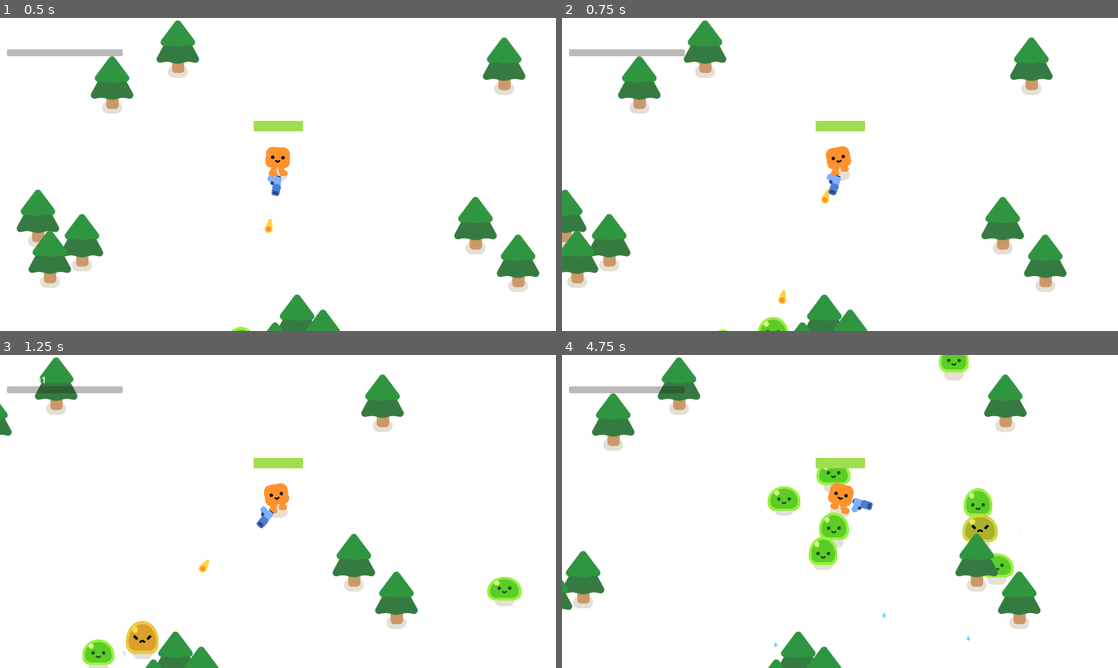
Above: before the commit, frames 1-4 (two rows, left to right).
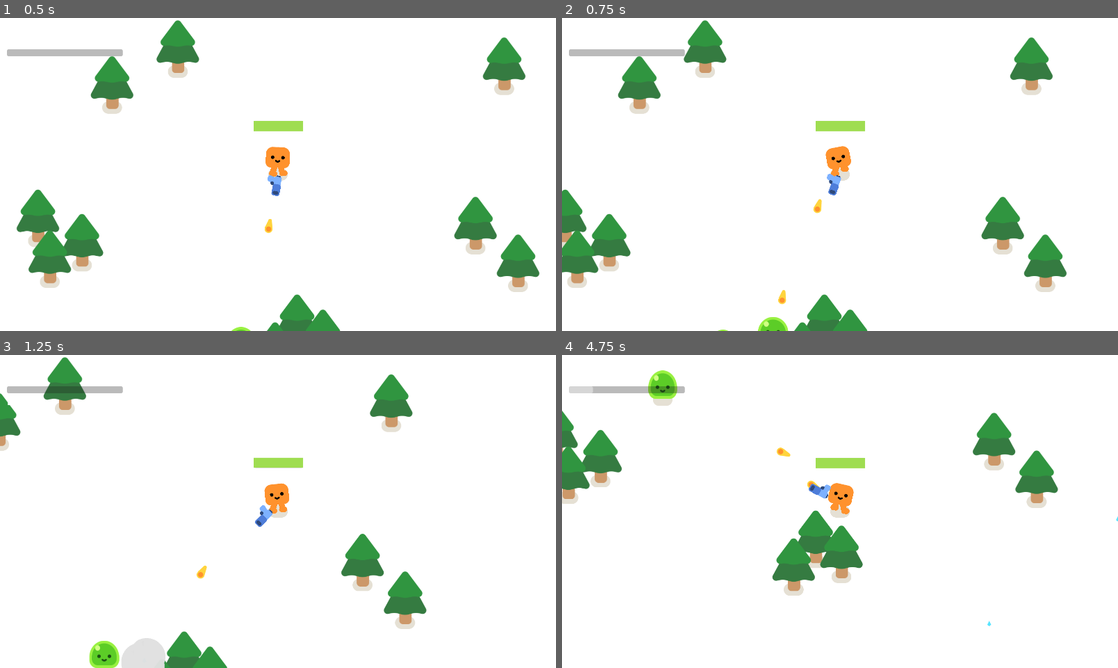
Above: after the commit, the same moments.

Repository: dkvkvk/my-survivors
Game: Godot game, scene res://survivors_game.tscn
Two runs of this game, one before a commit and one after it. Both use one fixed random seed, a clock stepped at 60 frames per second and the inputs below.
Inputs:
- Up to frame 1 (0.5 s): no input
- Up to frame 2 (0.75 s): tap Enter at 0.5 s; hold D (move_right) from 0.53 s (still down); tap R at 0.6 s
- Up to frame 3 (1.25 s): keep holding D (move_right)
- Up to frame 4 (4.75 s): release D (move_right) at 1.28 s; hold S (move_down) 1.28-2.03 s; tap R every 0.75 s from 1.35 to 4.35 s; hold D (move_right) 2.03-2.78 s; hold W (move_up) 2.78-3.53 s; hold A (move_left) from 3.53 s (still down)

Frame 1 is identical in both runs. In frame 2, 0.1% of the frame differs, in the area x 45-49%, y 54-63%; in frame 3, 5.1%; in frame 4, 15%, in the area x 0-100%, y 0-100%.

Commit message:
平衡性调整 + 根除物理回调隐患
难度曲线（解决后期打不动/升级慢）：
- 刷怪从固定 0.3s/只 改为渐进：开局 0.85s → 3 分钟后 0.35s
- 怪血量 3 → 2，基础射速 0.353 → 0.32
- 经验曲线整体加快：cap 40@L19 → 25@L11
- 宝石磁吸外也缓慢滚向玩家（24px/s），不用跑图捡经验

物理稳定性（本次实测抓到并修复）：
- 子弹命中/宝石拾取的回调在物理刷新中改节点会破坏物理空间
  （Godot 报 flushing queries），全部改为 call_deferred
- 90 秒自动化验证：0 物理错误、0 NaN、击杀曲线健康

Diff:
--- a/balance.gd
+++ b/balance.gd
@@ -11,23 +11,33 @@
 # 敌人
 const MOB_MIN_SPEED := 200.0
 const MOB_MAX_SPEED := 300.0
-const MOB_HEALTH := 3
+const MOB_HEALTH := 2
 
 # 子弹
 const BULLET_SPEED := 1000.0
 const BULLET_RANGE := 1200.0
 
-# 武器与刷怪（场景里 Timer 的 wait_time 会在 _ready 时被这些值覆盖）
-const GUN_FIRE_INTERVAL := 0.353
-const SPAWN_INTERVAL := 0.3
+# 武器（场景里 Timer 的 wait_time 会在 _ready 时被这些值覆盖）
+const GUN_FIRE_INTERVAL := 0.32
+const SPAWN_INTERVAL_START := 0.85  # 开局刷怪间隔（轻松）
+const SPAWN_INTERVAL_MIN := 0.35    # 3 分钟后的最快刷怪间隔
+const SPAWN_RAMP_TIME := 180.0     # 从开局到最难所用的秒数
 
 # 经验与成长（U3）
 const GEM_VALUE := 1
 const PICKUP_RADIUS := 260.0
+const GEM_DRIFT_SPEED := 24.0  # 宝石缓慢滚向玩家的速度
 const LEVEL_UP_HEAL := 10.0  # 每次升级附带的小回复
 
 
-## 升到 level 级需要攒的经验：前期轻松（4/6/8……），
-## 中期稳步上涨，后期封顶稳定在 40，不再无限膨胀。
+## 升到 level 级需要攒的经验：前期轻松（5/7/9……），
+## 中期稳步上涨，11 级后封顶稳定在 25。
 static func xp_for_level(level: int) -> int:
-	return int(minf(2.0 + level * 2.0, 40.0))
+	return int(minf(3.0 + level * 2.0, 25.0))
+
+
+## 刷怪间隔随时间从 SPAWN_INTERVAL_START 渐进降到 SPAWN_INTERVAL_MIN，
+## 让难度平滑上升而不是开局就全速刷怪。
+static func spawn_interval(run_time: float) -> float:
+	var t := clampf(run_time / SPAWN_RAMP_TIME, 0.0, 1.0)
+	return lerpf(SPAWN_INTERVAL_START, SPAWN_INTERVAL_MIN, t)
--- a/bullet_2d.gd
+++ b/bullet_2d.gd
@@ -17,6 +17,8 @@
 
 
 func _on_body_entered(body):
+	# body_entered 在物理刷新中触发，节点增删必须延迟执行，
+	# 否则会破坏物理空间状态（Godot 会报 flushing queries 错误）
 	queue_free()
 	if body.has_method("take_damage"):
-		body.take_damage(damage)
+		body.call_deferred("take_damage", damage)
--- a/game.gd
+++ b/game.gd
@@ -7,7 +7,6 @@
 
 
 func _ready():
-	$Timer.wait_time = Balance.SPAWN_INTERVAL
 	player.leveled_up.connect(_on_player_leveled_up)
 
 
@@ -34,6 +33,8 @@
 
 func _on_timer_timeout():
 	spawn_mob()
+	# 每次刷怪后按存活时间调整下一次间隔（难度曲线）
+	$Timer.wait_time = Balance.spawn_interval(run_time)
 
 
 func _on_player_leveled_up():
--- a/xp_gem.gd
+++ b/xp_gem.gd
@@ -20,10 +20,14 @@
 		# 进入磁吸范围后越飞越快
 		magnet_speed = maxf(magnet_speed + 1400.0 * delta, 400.0)
 		position += to_player.normalized() * magnet_speed * delta
+	else:
+		# 磁吸范围外也缓慢滚向玩家，不用专门跑图去捡
+		position += to_player.limit_length(1.0) * Balance.GEM_DRIFT_SPEED * delta
 
 
 func _on_body_entered(body):
 	if body == player:
-		player.add_xp(value)
+		queue_free()
 		Audio.play("res://sounds/pickup.wav", false, randf_range(1.1, 1.35), 0.2)
-		queue_free()
+		# 加经验可能触发升级暂停，延迟到物理刷新外执行
+		player.call_deferred("add_xp", value)
